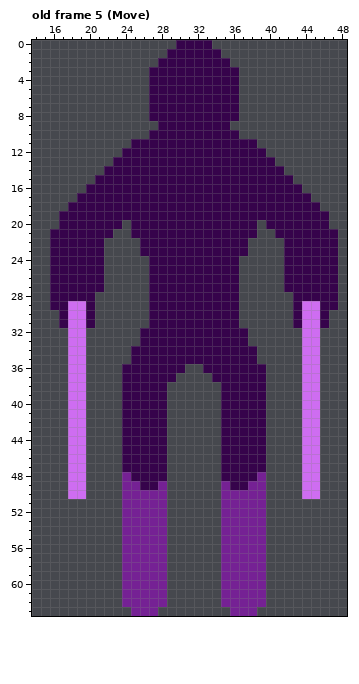
Pixel-art file: Assets/Aseprite/PlayerTemplateExport.aseprite. That is the earlier state.
64x64 pixels, 34 frames. Shown: old frame 5 (Move): x 14..48, y 0..63. The commit also changed other frames, which this record leaves out.
Once edited:
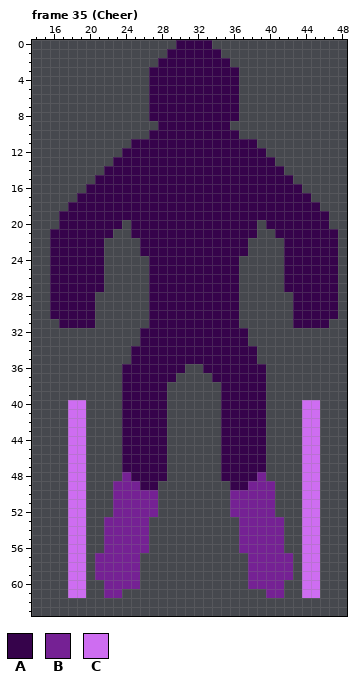
Palette (. is transparent): A #36034b  B #752194  C #ce6df1
A new or re-ordered frame is compared with the old frame closest to it.
Difference:
frames 34 -> 37
--- frame 35 (Cheer) is new; against old frame 5 (Move), layers "Sticks", "Body", "Ski"
@@ x 14..48 @@
 28 ..AAAAA......AAAAAAAAAA......AAAAA.
-29 ..AACCA......AAAAAAAAAA......ACCAA.
-30 ...ACCA......AAAAAAAAAA......ACCA..
-31 ...ACCA......AAAAAAAAAA......ACCA..
-32 ....CC......AAAAAAAAAAAA......CC...
-33 ....CC......AAAAAAAAAAAA......CC...
-34 ....CC.....AAAAAAAAAAAAAA.....CC...
-35 ....CC.....AAAAAAAAAAAAAA.....CC...
-36 ....CC....AAAAAAA..AAAAAAA....CC...
-37 ....CC....AAAAAA....AAAAAA....CC...
-38 ....CC....AAAAA......AAAAA....CC...
-39 ....CC....AAAAA......AAAAA....CC...
+29 ..AAAAA......AAAAAAAAAA......AAAAA.
+30 ..AAAAA......AAAAAAAAAA......AAAAA.
+31 ...AAAA......AAAAAAAAAA......AAAA..
+32 ............AAAAAAAAAAAA...........
+33 ............AAAAAAAAAAAA...........
+34 ...........AAAAAAAAAAAAAA..........
+35 ...........AAAAAAAAAAAAAA..........
+36 ..........AAAAAAA..AAAAAAA.........
+37 ..........AAAAAA....AAAAAA.........
+38 ..........AAAAA......AAAAA.........
+39 ..........AAAAA......AAAAA.........
 40 ....CC....AAAAA......AAAAA....CC...
@@ x 14..48 @@
 48 ....CC....BAAAA......AAAAB....CC...
-49 ....CC....BBAAB......BAABB....CC...
-50 ....CC....BBBBB......BBBBB....CC...
-51 ..........BBBBB......BBBBB.........
-52 ..........BBBBB......BBBBB.........
-53 ..........BBBBB......BBBBB.........
-54 ..........BBBBB......BBBBB.........
-55 ..........BBBBB......BBBBB.........
-56 ..........BBBBB......BBBBB.........
-57 ..........BBBBB......BBBBB.........
-58 ..........BBBBB......BBBBB.........
-59 ..........BBBBB......BBBBB.........
-60 ..........BBBBB......BBBBB.........
-61 ..........BBBBB......BBBBB.........
-62 ..........BBBBB......BBBBB.........
-63 ...........BBB........BBB..........
+49 ....CC...BBBAA........AABBB...CC...
+50 ....CC...BBBBB........BBBBB...CC...
+51 ....CC...BBBBB........BBBBB...CC...
+52 ....CC...BBBBB........BBBBB...CC...
+53 ....CC..BBBBB..........BBBBB..CC...
+54 ....CC..BBBBB..........BBBBB..CC...
+55 ....CC..BBBBB..........BBBBB..CC...
+56 ....CC..BBBBB..........BBBBB..CC...
+57 ....CC.BBBBB............BBBBB.CC...
+58 ....CC.BBBBB............BBBBB.CC...
+59 ....CC.BBBBB............BBBBB.CC...
+60 ....CC..BBBB............BBBB..CC...
+61 ....CC..BB................BB..CC...
+62 ...................................
+63 ...................................
Pixel boxes of the changes (left, top, right, bottom) in both pictures:
changed: (50, 301, 86, 400)
changed: (302, 301, 338, 400)
changed: (68, 481, 167, 616)
changed: (221, 481, 320, 616)
